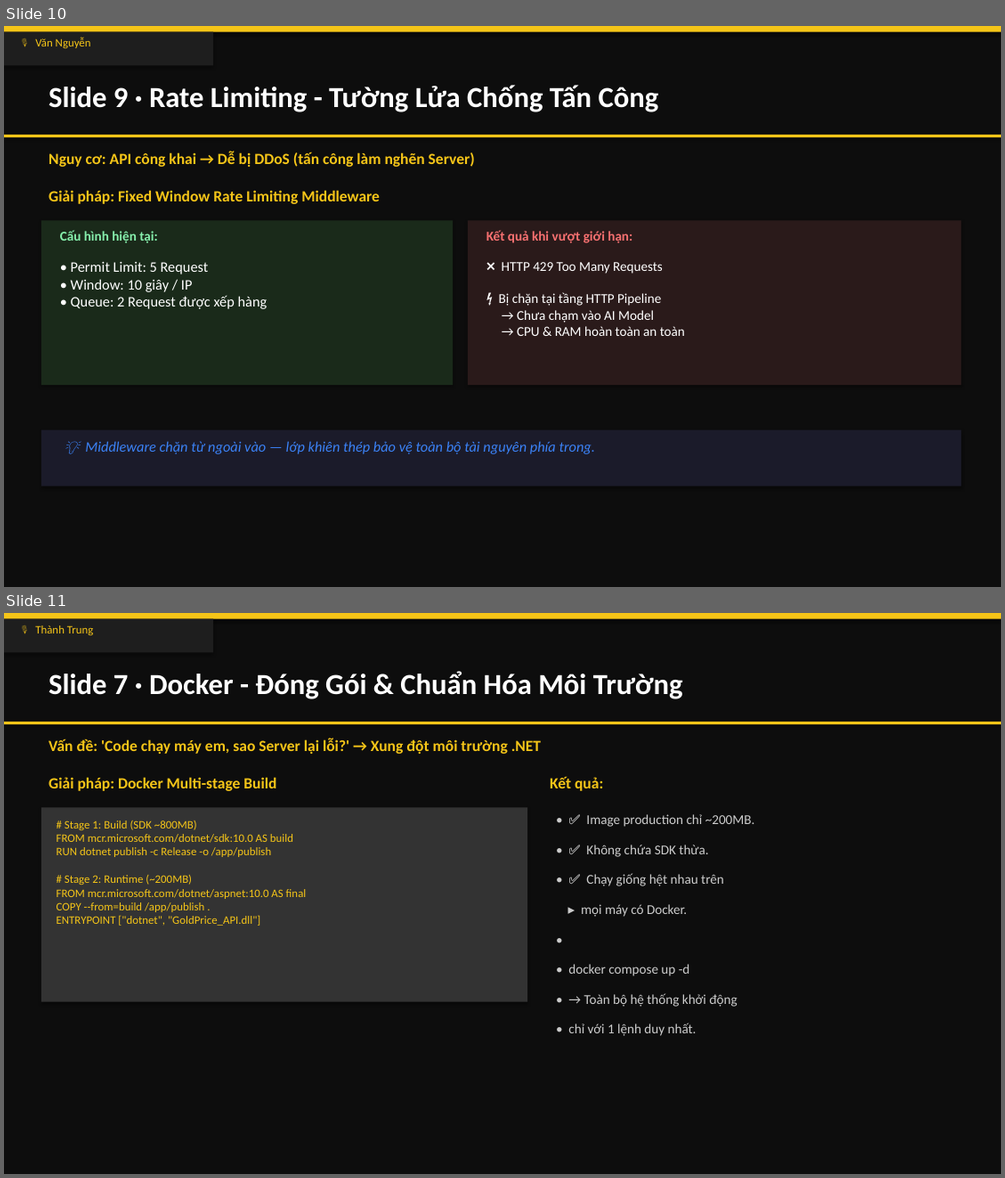
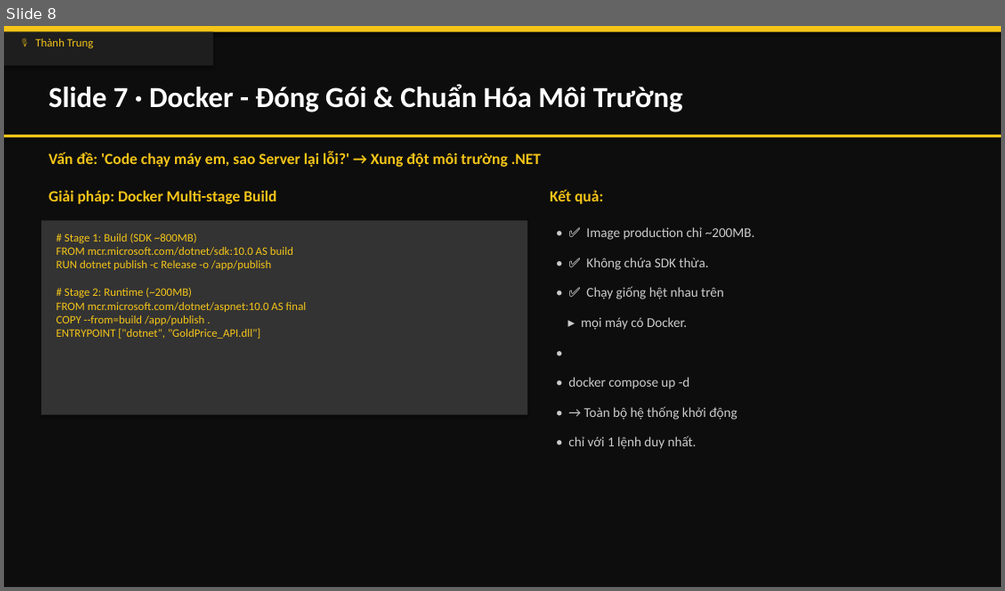
Before and after one commit to ThanhTrunggDEV/Group3, a slide deck: X-AURUM_Presentation.pptx. Shown one above the other, each under a label of ours: slides 10 and 11 before the commit, slide 8 after it. The pictures are 1005x1178 and 1005x591 pixels, drawn with LibreOffice and Linux fonts; fonts in the diff are those of the drawing. Boxes give left, top, right and bottom in pixels: in the first picture for what was removed or moved away, otherwise in the second. Text is boxed around its words. In the diff, an @@ line names an element or a change of style, - is before the commit and + after.

```diff
--- a/X-AURUM_Presentation.pptx
+++ b/X-AURUM_Presentation.pptx
@@ slide 10 removed at (x1=4, y1=26, x2=1001, y2=587), background #0D0D0D @@
@@ rectangle removed at (x1=4, y1=26, x2=1001, y2=32) @@
@@ rectangle removed at (x1=4, y1=32, x2=213, y2=66) @@
@@ text removed at (x1=35, y1=37, x2=91, y2=48) @@
-🎙 Văn Nguyễn
@@ text removed at (x1=48, y1=85, x2=659, y2=112) @@
-Slide 9 · Rate Limiting - Tường Lửa Chống Tấn Công
@@ rectangle removed at (x1=4, y1=135, x2=1001, y2=137) @@
@@ text removed at (x1=48, y1=151, x2=475, y2=167) @@
-Nguy cơ: API công khai → Dễ bị DDoS (tấn công làm nghẽn Server)
@@ text removed at (x1=48, y1=190, x2=380, y2=204) @@
-Giải pháp: Fixed Window Rate Limiting Middleware
@@ rectangle removed at (x1=41, y1=220, x2=453, y2=385) @@
@@ text removed at (x1=60, y1=230, x2=157, y2=243) @@
-Cấu hình hiện tại:
@@ rectangle removed at (x1=468, y1=220, x2=961, y2=385) @@
@@ text removed at (x1=486, y1=230, x2=632, y2=243) @@
-Kết quả khi vượt giới hạn:
@@ text removed at (x1=71, y1=262, x2=267, y2=309) @@
-• Permit Limit: 5 Request
-• Window: 10 giây / IP
-• Queue: 2 Request được xếp hàng
@@ text removed at (x1=499, y1=262, x2=685, y2=336) @@
-❌ HTTP 429 Too Many Requests
-⚡ Bị chặn tại tầng HTTP Pipeline
-→ Chưa chạm vào AI Model
-→ CPU & RAM hoàn toàn an toàn
@@ rectangle removed at (x1=41, y1=430, x2=961, y2=486) @@
@@ text removed at (x1=85, y1=441, x2=595, y2=454) @@
-💡 Middleware chặn từ ngoài vào — lớp khiên thép bảo vệ toàn bộ tài nguyên phía trong.
@@ what was slide 11 is now slide 8 @@
```
Also in this commit, not shown: 2 other slides removed, 1 other file.
